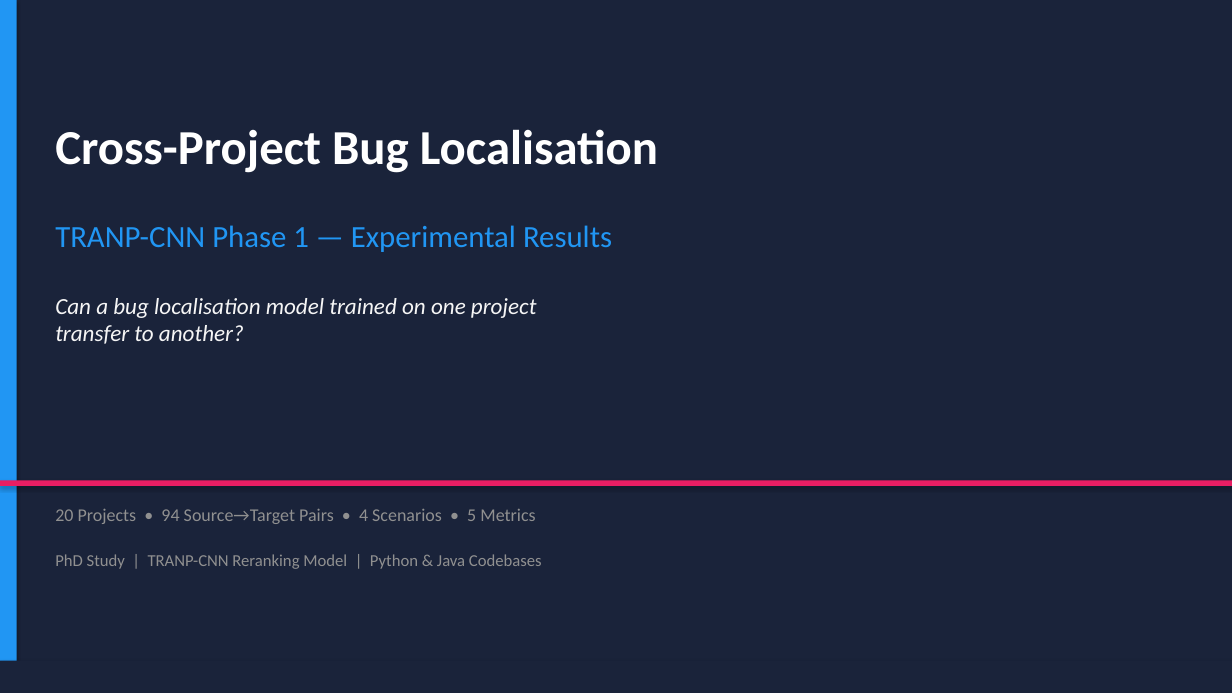
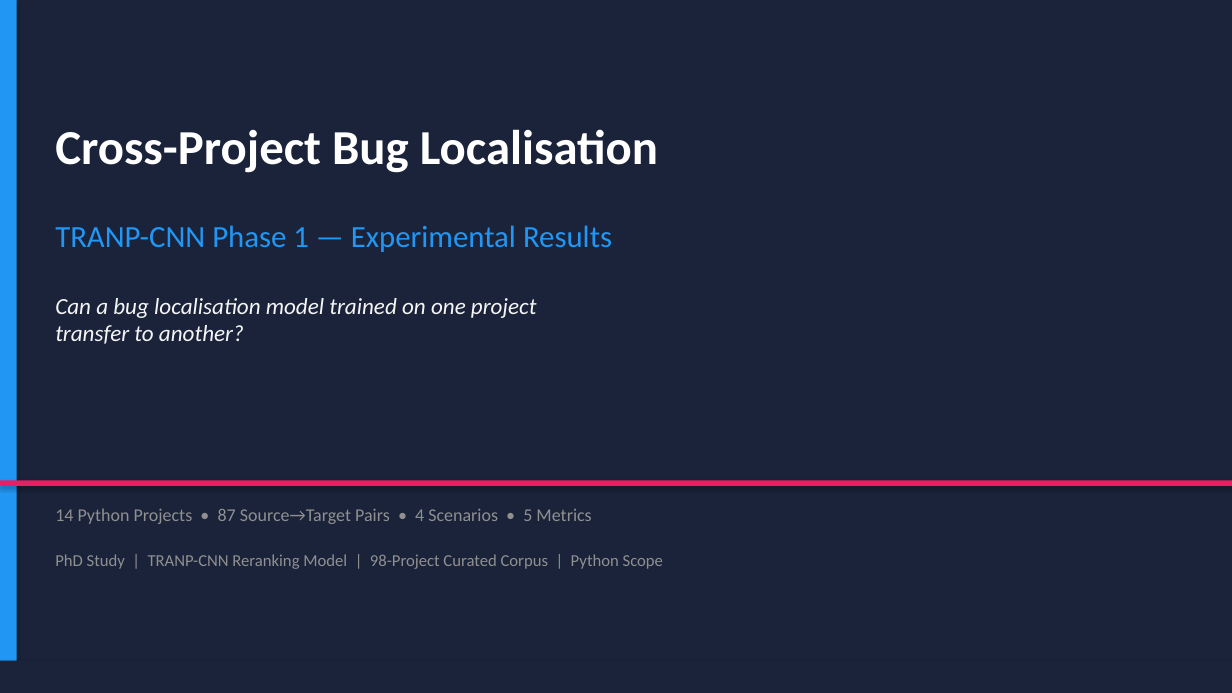
Before and after one commit to eashaan-rao/CPL_framework_bug_localization, a slide deck: slide 1 of results/presentation/CPL_Phase1_Results.pptx. Drawn at 1232x693 pixels with LibreOffice and Linux fonts; fonts in the diff are those of the drawing. Boxes give left, top, right and bottom in pixels: in the first picture for what was removed or moved away, otherwise in the second. Text is boxed around its words. In the diff, an @@ line names an element or a change of style, - is before the commit and + after.

```diff
--- a/results/presentation/CPL_Phase1_Results.pptx
+++ b/results/presentation/CPL_Phase1_Results.pptx
@@ text at [55, 508, 591, 524]: text changed @@
-20 Projects • 94 Source→Target Pairs • 4 Scenarios • 5 Metrics
+14 Python Projects • 87 Source→Target Pairs • 4 Scenarios • 5 Metrics
@@ text at [55, 554, 663, 569]: text changed @@
-PhD Study | TRANP-CNN Reranking Model | Python & Java Codebases
+PhD Study | TRANP-CNN Reranking Model | 98-Project Curated Corpus | Python Scope
```
Also in this commit, not shown: 10 other slides changed, 1 slide added, 2 other files.
